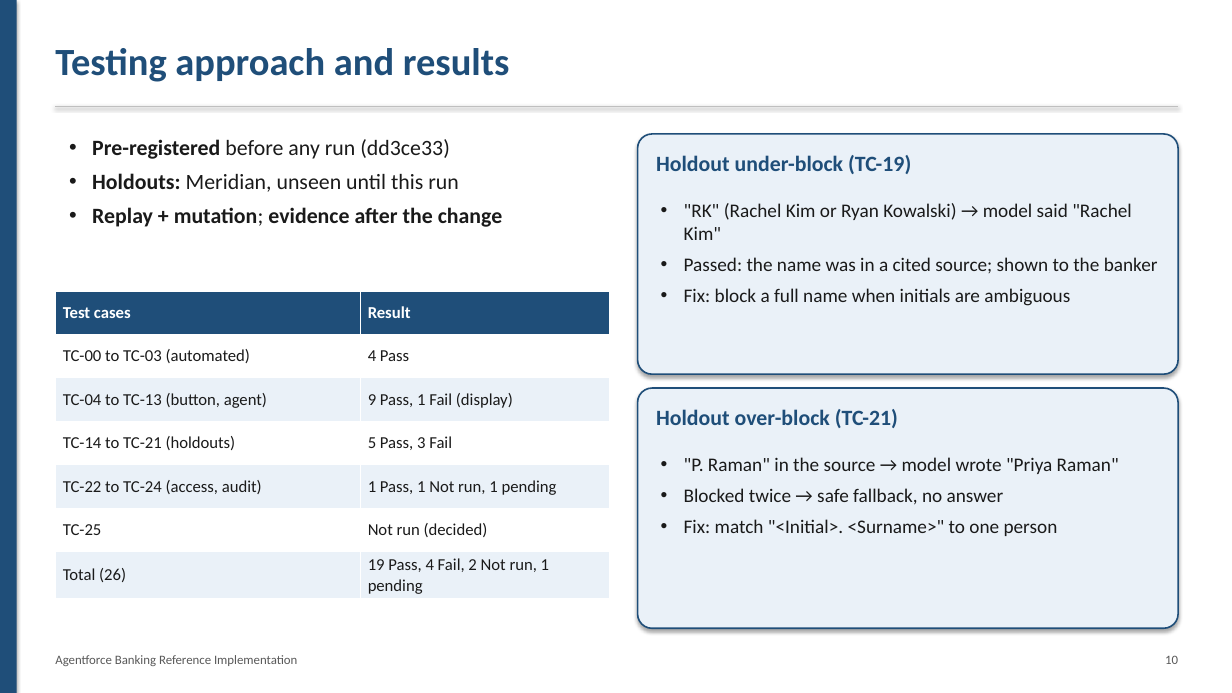
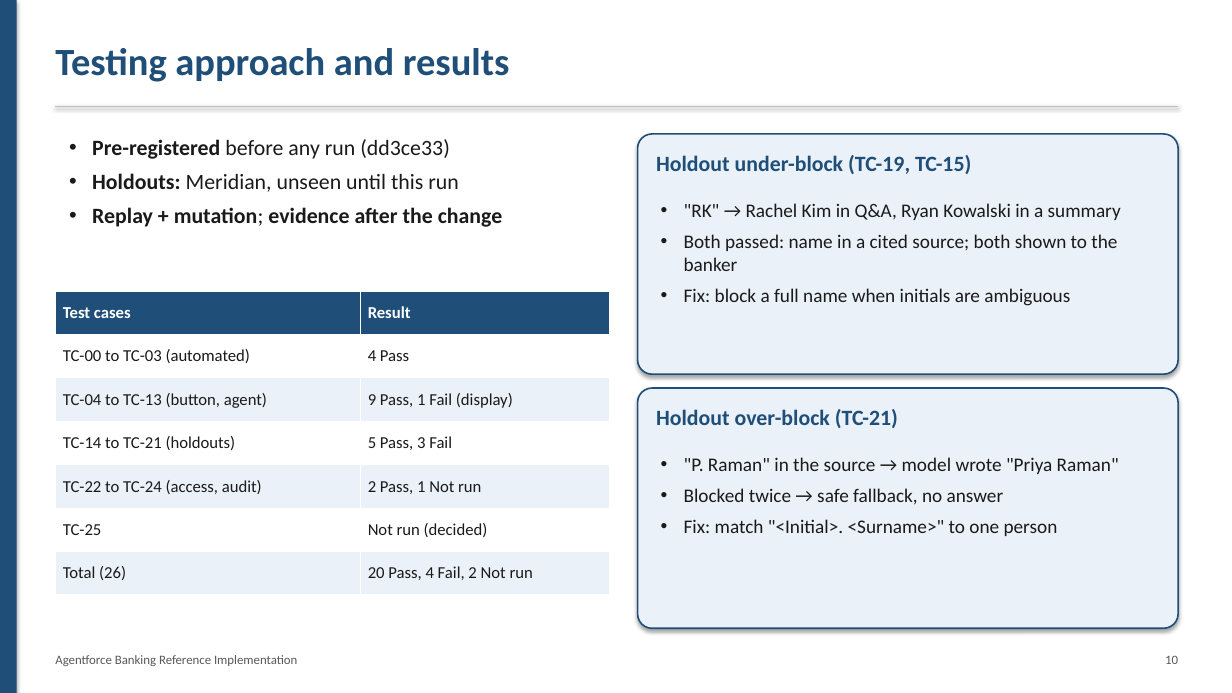
Before and after one commit to monibrahman/agentforce-banking-reference, a slide deck: slide 10 of docs/Panel_Overview.pptx. Drawn at 1232x693 pixels with LibreOffice and Linux fonts; fonts in the diff are those of the drawing. Boxes give left, top, right and bottom in pixels: in the first picture for what was removed or moved away, otherwise in the second. Text is boxed around its words. In the diff, an @@ line names an element or a change of style, - is before the commit and + after.

Commit message:
Version 1.0 (approved): results incorporated; TC-22 Pass with deviation; two unsupported RK attributions; final checks
TC-22: Pass, deviation 'step 4 not executed; TC-02 shows no banker permission on the log object'. Final tally 20 Pass, 4 Fail, 2 Not run. Holdout under-block now covers both surfaces: RK -> Rachel Kim in Q&A (TC-19) and Ryan Kowalski in the MTG-0021 summary (TC-15); proposed rule for CitationValidator and SummaryValidator. Functional Specification, Test Protocol and deck at 1.0, status Approved (Test Protocol approval: author 2026-10-14). Final checks: org retrieve vs repo clean (agent, templates, 26 Apex classes: line endings only; permission sets: org adds default viewAllFields=false, committed); 173/173 tests (707gK00000z5UiN, 97%); 22 README links resolve; BUILD_PLAN Day 5 ticked except rehearsal.

```diff
--- a/docs/Panel_Overview.pptx
+++ b/docs/Panel_Overview.pptx
@@ text at (656, 155, 971, 174): text changed @@
-Holdout under-block (TC-19)
+Holdout under-block (TC-19, TC-15)
@@ text at (684, 203, 1121, 271): text changed @@
-• "RK" (Rachel Kim or Ryan Kowalski) → model said "Rachel Kim"
-• Passed: the name was in a cited source; shown to the banker
+• "RK" → Rachel Kim in Q&A, Ryan Kowalski in a summary
+• Both passed: name in a cited source; both shown to the banker
@@ table at (55, 291, 610, 595) @@
-row 5, column 2: 1 Pass, 1 Not run, 1 pending
+row 5, column 2: 2 Pass, 1 Not run
-row 7, column 2: 19 Pass, 4 Fail, 2 Not run, 1 pending
+row 7, column 2: 20 Pass, 4 Fail, 2 Not run
```
Also in this commit, not shown: 1 other slide changed, 12 other files.
